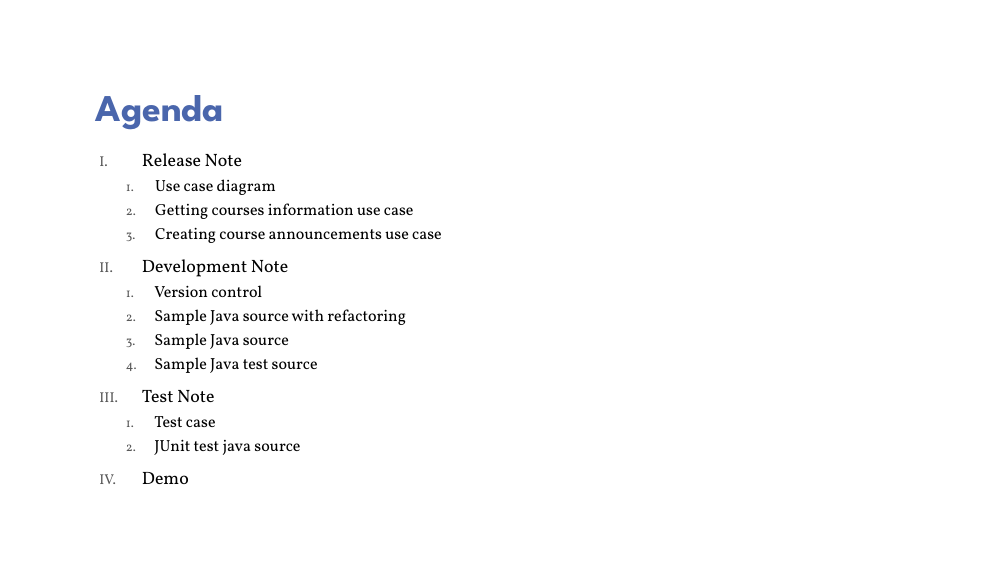
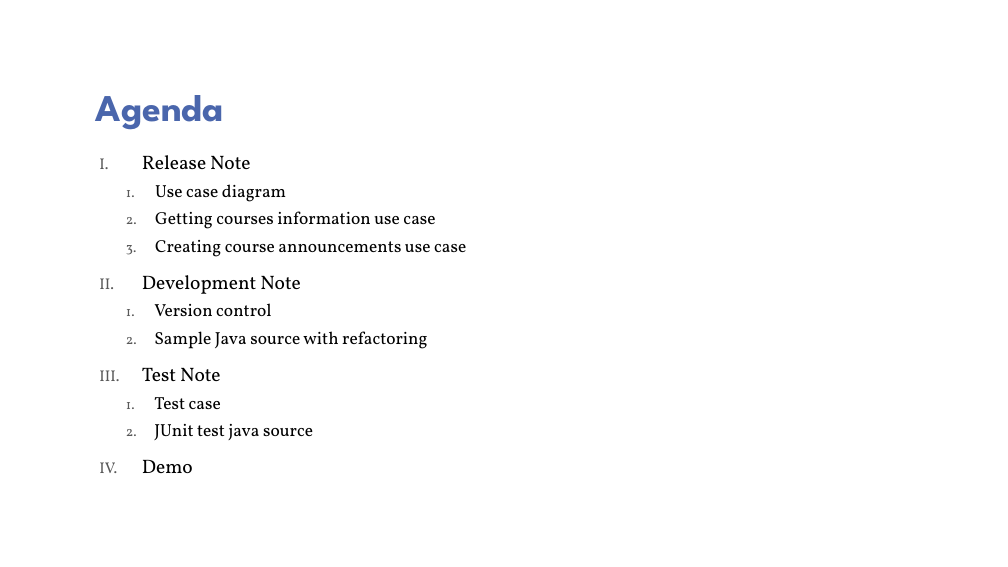
Before and after one commit to huyhung411991/iunotifier, a slide deck: slide 2 of Documents/Presentation - Project Note Sprint 2.pptx. Drawn at 1008x567 pixels with LibreOffice and Linux fonts; fonts in the diff are those of the drawing; background and template pictures are left out. Boxes give left, top, right and bottom in pixels: in the first picture for what was removed or moved away, otherwise in the second. Text is boxed around its words. In the diff, an @@ line names an element or a change of style, - is before the commit and + after.

```diff
--- a/Documents/Presentation - Project Note Sprint 2.pptx
+++ b/Documents/Presentation - Project Note Sprint 2.pptx
@@ text "Release Note" at (142,155,466,473): size 17 to 18.5 pt in "Release Note", "Development Note", "Test Note", "Demo"; size 15.3 to 16.6 pt in "Use case diagram", "Getting courses information use case", "Creating course announcements use case", "Version control" and 3 more places; line spacing 0.7 to 0.8 @@
@@ text at (154,333,318,373): paragraphs removed @@
-  3. Sample Java source
-  4. Sample Java test source
```
Also in this commit, not shown: 4 other slides changed, 4 slides added, 1 slide removed, 9 other files.
